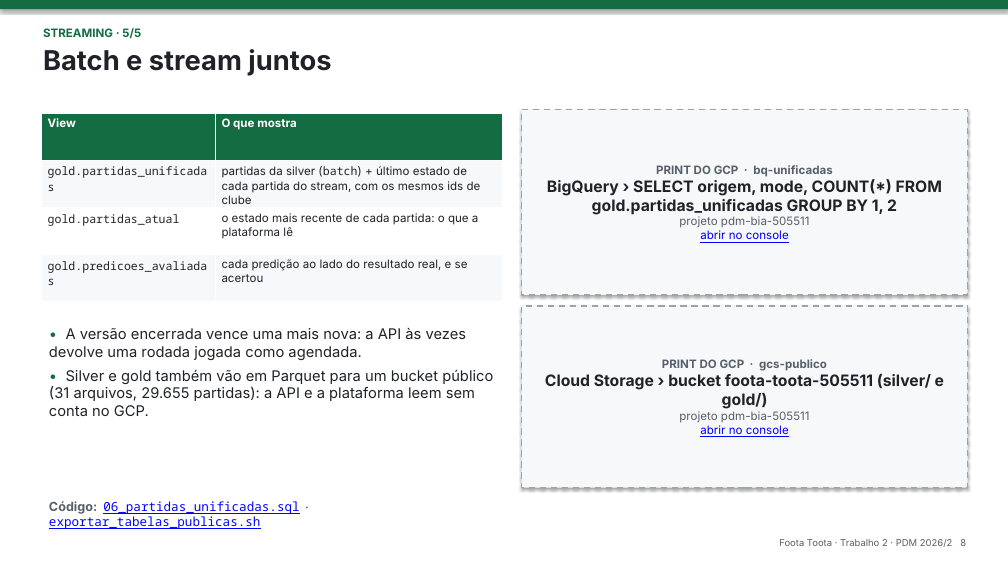
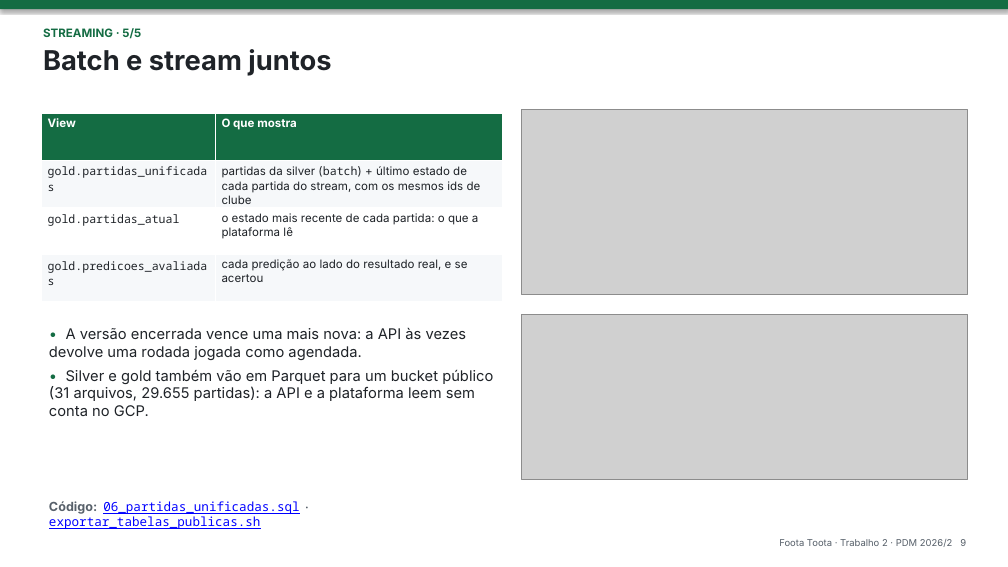
Before and after one commit to phael-exe/foota-toota, a slide deck: slide 9 of docs/apresentacao/trabalho2.pptx (slide 8 before the commit). Drawn at 1008x567 pixels with LibreOffice and Linux fonts; fonts in the diff are those of the drawing; grey boxes stand for pictures. Boxes give left, top, right and bottom in pixels: in the first picture for what was removed or moved away, otherwise in the second. Text is boxed around its words. In the diff, an @@ line names an element or a change of style, - is before the commit and + after.

```diff
--- a/docs/apresentacao/trabalho2.pptx
+++ b/docs/apresentacao/trabalho2.pptx
@@ rectangle removed at bbox=[522, 110, 968, 295] @@
-PRINT DO GCP · bq-unificadas
-BigQuery › SELECT origem, mode, COUNT(*) FROM gold.partidas_unificadas GROUP BY 1, 2
-projeto pdm-bia-505511
-abrir no console
@@ picture added at bbox=[522, 110, 968, 295] @@
@@ rectangle removed at bbox=[522, 306, 968, 488] @@
-PRINT DO GCP · gcs-publico
-Cloud Storage › bucket foota-toota-505511 (silver/ e gold/)
-projeto pdm-bia-505511
-abrir no console
@@ picture added at bbox=[522, 315, 968, 479] @@
```
Also in this commit, not shown: 14 other slides changed, 1 slide added, 10 other files.
